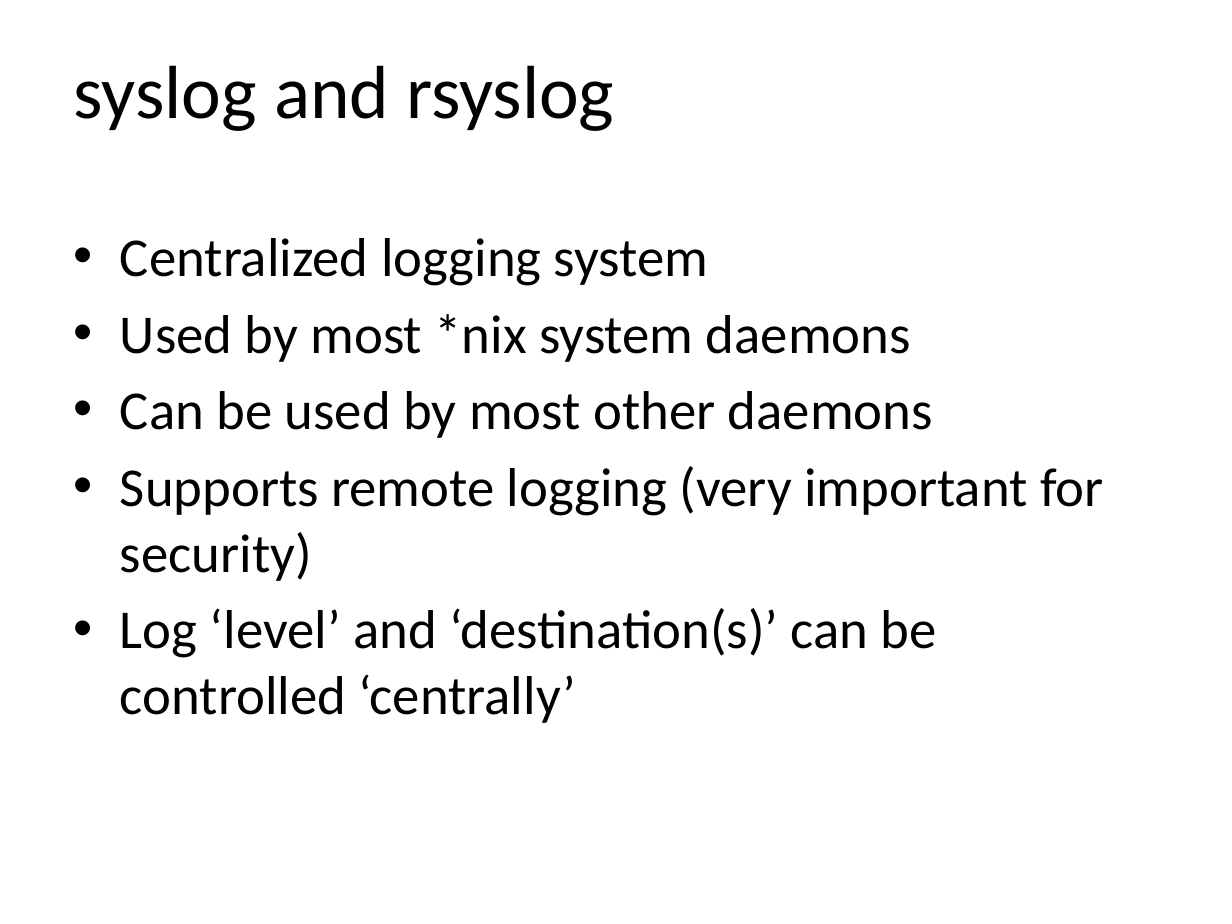
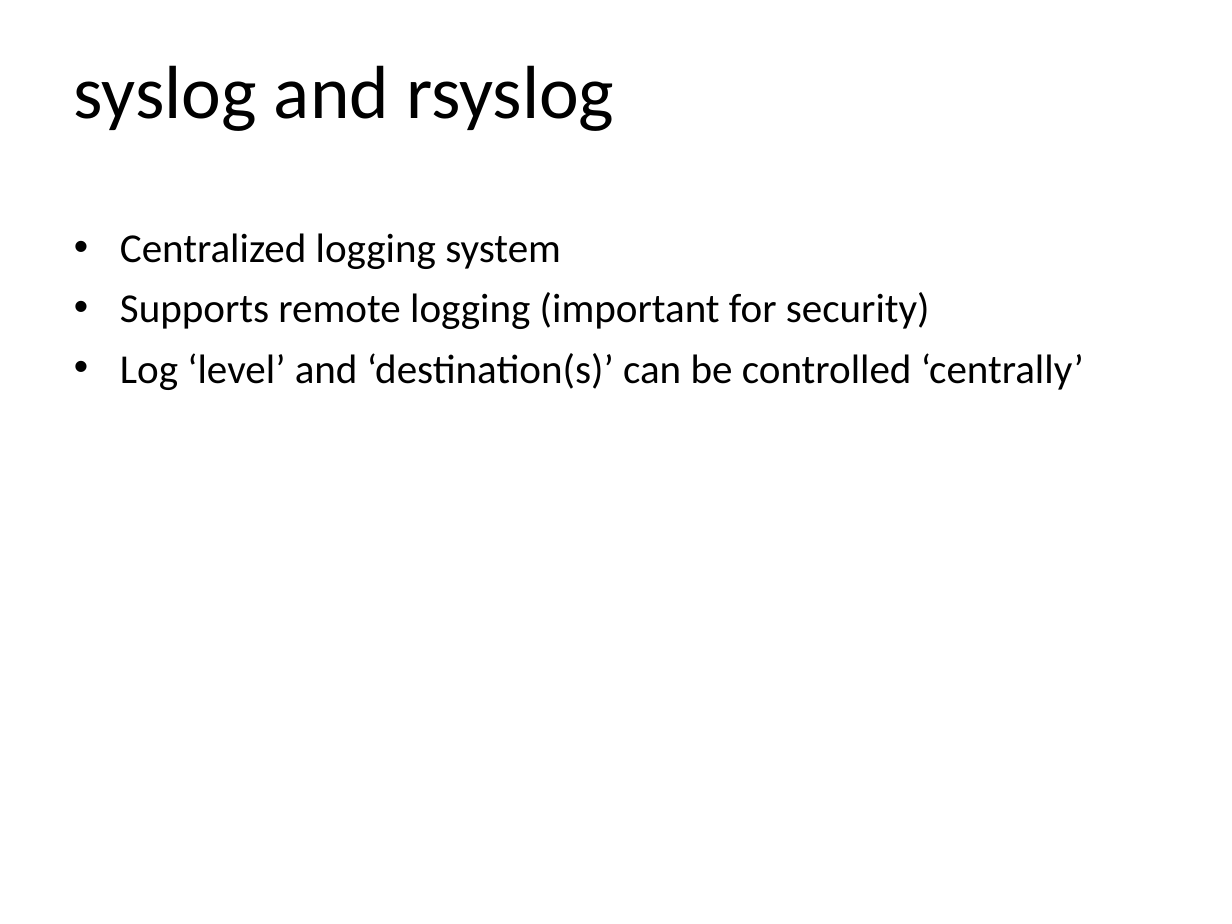
Before and after one commit to profjamesmohawk/LinAdmin, a slide deck: slide 7 of Logging/Lecture.pptx (slide 5 before the commit). Drawn at 1232x924 pixels with LibreOffice and Linux fonts; fonts in the diff are those of the drawing; background and template pictures are left out. Boxes give left, top, right and bottom in pixels: in the first picture for what was removed or moved away, otherwise in the second. Text is boxed around its words. In the diff, an @@ line names an element or a change of style, - is before the commit and + after.

```diff
--- a/Logging/Lecture.pptx
+++ b/Logging/Lecture.pptx
@@ text at [120, 233, 1084, 390]: size 32 to 24 pt in "Centralized logging system", "Log ‘level’ and ‘destination(s)’ can be controlled ..." @@
@@ text at [120, 292, 930, 329]: text changed; size 32 to 24 pt @@
-• Used by most *nix system daemons
-• Can be used by most other daemons
-• Supports remote logging (very important for security)
+• Supports remote logging (important for security)
```
Also in this commit, not shown: 4 other slides changed, 2 slides added, 4 other files.
